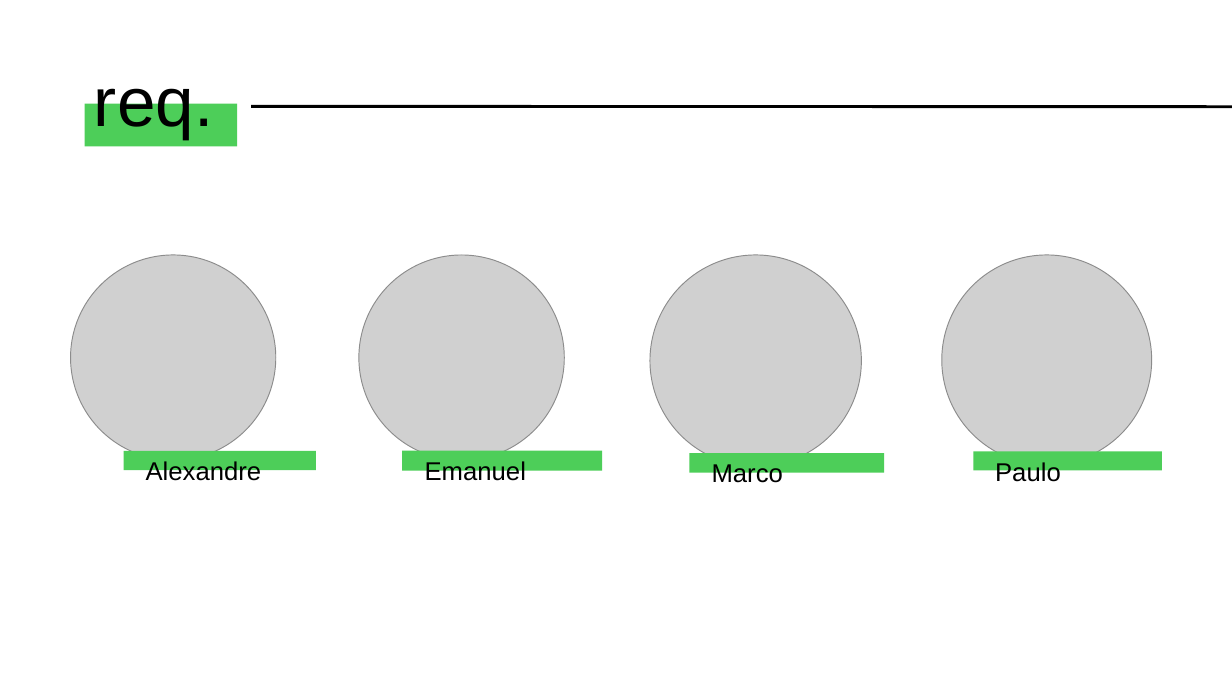
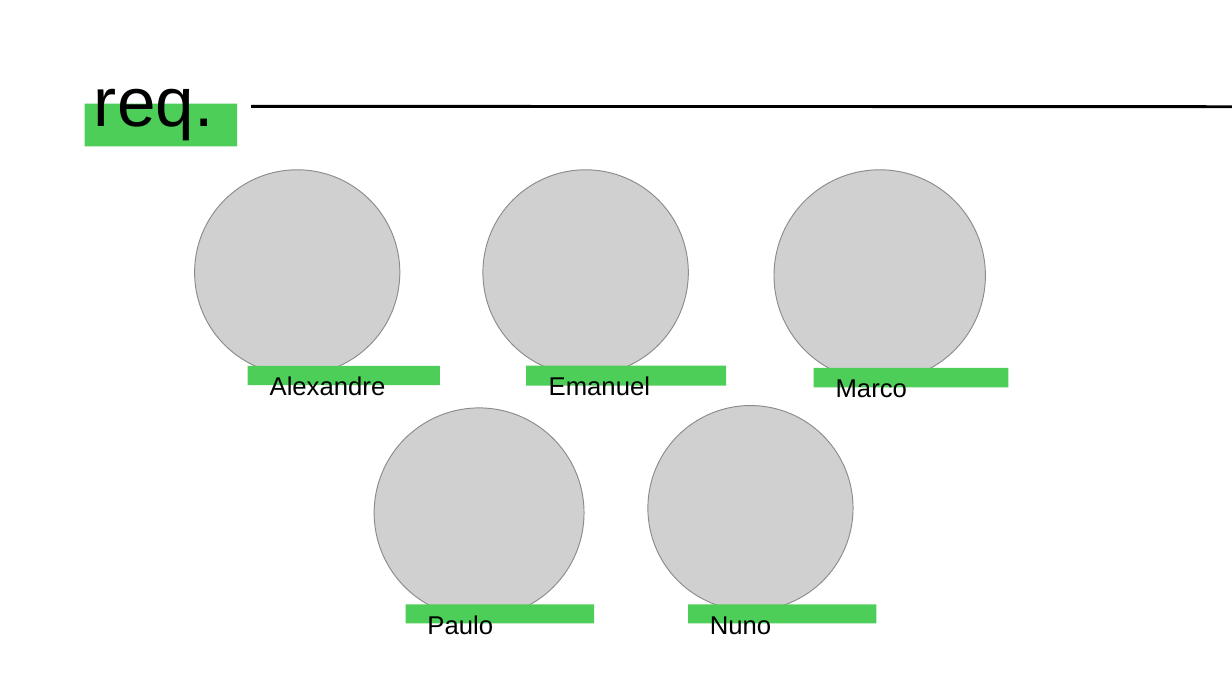
Before and after one commit to carladrim/carladrim.github.io, a slide deck: slide 3 of Sprint 1-Requisitos/Apresentações semanais/Requisitos.pptx. Drawn at 1232x693 pixels with LibreOffice and Linux fonts; fonts in the diff are those of the drawing; grey boxes stand for pictures. Boxes give left, top, right and bottom in pixels: in the first picture for what was removed or moved away, otherwise in the second. Text is boxed around its words. In the diff, an @@ line names an element or a change of style, - is before the commit and + after.

```diff
--- a/Sprint 1-Requisitos/Apresentações semanais/Requisitos.pptx
+++ b/Sprint 1-Requisitos/Apresentações semanais/Requisitos.pptx
@@ 3 pictures, 3 texts, 3 rectangles moved together from (x1=70, y1=255, x2=884, y2=489) to (x1=195, y1=170, x2=1008, y2=404) @@
@@ picture moved from (x1=942, y1=255, x2=1152, y2=465) to (x1=374, y1=408, x2=584, y2=617) @@
@@ picture added at (x1=648, y1=406, x2=853, y2=611) @@
@@ rectangle moved from (x1=973, y1=452, x2=1162, y2=470) to (x1=406, y1=604, x2=594, y2=623) @@
@@ text "Paulo" moved from (x1=995, y1=462, x2=1061, y2=487) to (x1=427, y1=615, x2=493, y2=640) @@
@@ rectangle added at (x1=689, y1=604, x2=877, y2=623), fill #4DCE59 @@
@@ text added at (x1=710, y1=616, x2=771, y2=640), 20 pt, text #000000 @@
+Nuno
```
Also in this commit, not shown: 4 other slides changed, 1 slide removed.
